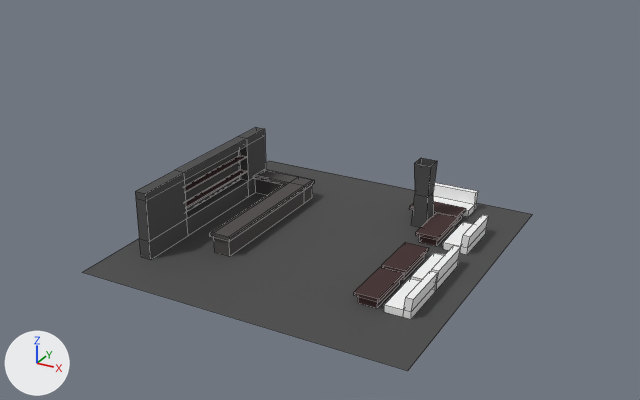
Before and after pictures for a commit that changed the OBJ model Assets/Meshes/ShadowrunBar.obj.
The view is the same before and after, from a camera (50 mm lens) standing at (21.3, -39.0, 22.0) and looking at (-4.7, 8.3, -1.6). The lights are fixed; the arrows at lower left show +X, +Y and +Z. Mesh edges are drawn as thin lines. Where no turn or scale is listed for an object, it has been applied to the vertices.

Script lines for the objects in view, before the commit:
```python
mat_phong5sg = principled_material('phong5SG')
mat_phong5sg.base_color = (0.92, 0.92, 0.92)  # white #f6f6f6
mat_phong5sg.roughness = 0.866
me_shadowrunbar = bpy.data.meshes.new('ShadowrunBar')
me_shadowrunbar.from_pydata(...)  # 236 vertices, 178 faces; spans x -9.2..9.2, y -9.2..9.2, z 0.0..3.8
# faces by material slot: [33, 43, 46, 56]
me_shadowrunbar.materials.append(mat_phong2sg)  # dark grey #504b4b
me_shadowrunbar.materials.append(mat_phong4sg)  # dark grey #4b4b4b
me_shadowrunbar.materials.append(mat_phong3sg)  # brown #3f2727
me_shadowrunbar.materials.append(mat_phong5sg)  # white #f6f6f6
ob_shadowrunbar = bpy.data.objects.new('ShadowrunBar', me_shadowrunbar)
ob_shadowrunbar.location = (0.0, 0.0, 0.0)
```
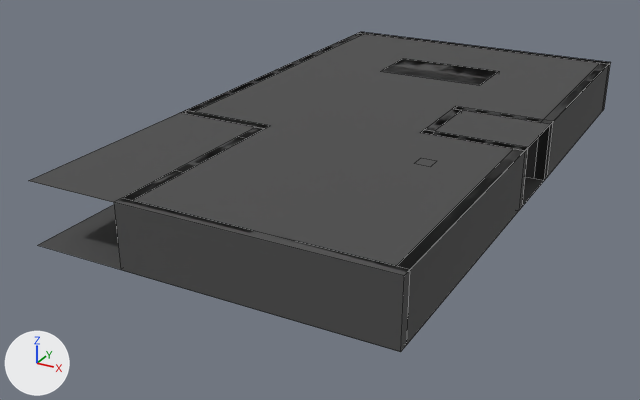
Commit message: Shadowrun Bar erweitert

Diff of the bpy script that builds the scene:
```diff
--- a/Assets/Meshes/ShadowrunBar.obj.py
+++ b/Assets/Meshes/ShadowrunBar.obj.py
@@ mat_phong5sg @@
 mat_phong5sg = principled_material('phong5SG')
-mat_phong5sg.base_color = (0.92, 0.92, 0.92)  # white #f6f6f6
+mat_phong5sg.base_color = (0.5, 0.5, 0.5)  # grey #bcbcbc
 mat_phong5sg.roughness = 0.866
@@ mat_phong6sg @@
+mat_phong6sg = principled_material('phong6SG')
+mat_phong6sg.base_color = (0.03, 0.03, 0.03)  # black #303030
+mat_phong6sg.roughness = 0.866
@@ me_shadowrunbar @@
 # used by ob_shadowrunbar; location = (0.0, 0.0, 0.0)
-me_shadowrunbar.from_pydata(...)  # 236 vertices, 178 faces; spans x -9.2..9.2, y -9.2..9.2, z 0.0..3.8
+me_shadowrunbar.from_pydata(...)  # 688 vertices, 535 faces; spans x -13.6..8.3, y -8.0..32.0, z 0.0..3.8
+# me_shadowrunbar part 1: a new loose piece, a box spanning x -13.59..-12.93, y 5.97..31.38, z 0.0..3.84, in mat_phong4sg (dark grey #4b4b4b)
+# me_shadowrunbar part 2: a new loose piece, a box spanning x -6.4..1.5, y 20.9..25.2, z 0.0..3.8, in mat_phong4sg (dark grey #4b4b4b)
+# me_shadowrunbar part 3: a new loose piece of 14 vertices spanning x 1.8..8.3, y 14.7..31.4, z 0.0..3.8, in mat_phong4sg (dark grey #4b4b4b)
+# me_shadowrunbar part 4: 79 vertices moved from x -9.2..-3.3, y -9.2..5.3, z 0.0..3.8 to x -13.6..-3.3, y -8.0..5.3, z 0.0..3.8; 5 vertices removed from x -9.2..9.2, y -9.2..9.2, z 0.0..3.8; 43 vertices added at x -13.6..8.3, y -8.0..32.0, z 0.0..3.8
 me_shadowrunbar.materials.append(mat_phong2sg)
@@ me_shadowrunbar @@
 me_shadowrunbar.materials.append(mat_phong5sg)
+me_shadowrunbar.materials.append(mat_phong6sg)  # black #303030
```

Pixel boxes (x1, y1, x2, y2) of what changed, in the pictures (640 x 400 px; the box of a moved part takes in the faces that stretch with it):
'ShadowrunBar', recoloured, reshaped (grey to black, 30% wider, 31% taller): before (83, 127, 532, 371); after (29, 32, 611, 352)
part 1 of me_shadowrunbar, added (black): after (187, 33, 363, 112)
part 2 of me_shadowrunbar, added (black): after (382, 59, 499, 85)
part 3 of me_shadowrunbar, added (black): after (453, 63, 609, 180)
part 4 of me_shadowrunbar, moved or reshaped: before (83, 129, 532, 371); after (29, 32, 611, 352)
